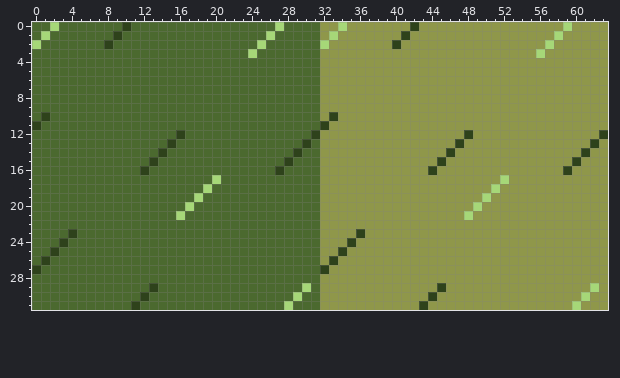
Pixel-art file: Assets/Smooz/Arts/Tiles/TilemapSet.aseprite. That is the earlier state.
64x32 pixels, 1 frame.
New version:
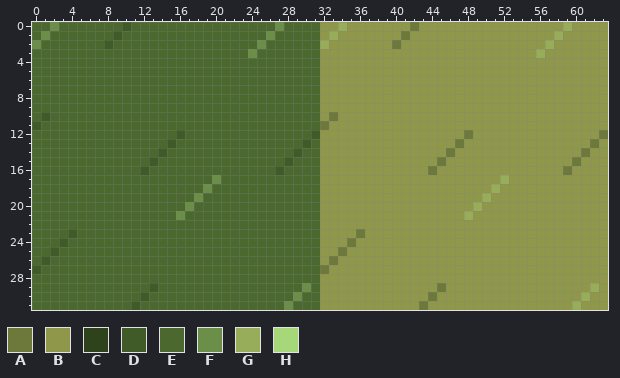
Palette (. is transparent): A #6d793a  B #8f974a  C #2e421b  D #415b28  E #4b692f  F #6b8f48  G #97ad5a  H #a6d778
The exact change:
layer "Layer 1 #2" opacity 100% -> 35%
Colour C becomes colour A in row 0 at x 42; in row 1 at x 41; in row 2 at x 40; in row 10 at x 33; in row 11 at x 32; in row 12 at x 48 and 63.
Colour C becomes colour A in row 13 at x 47 and 62; in row 14 at x 46 and 61; in row 15 at x 45 and 60; in row 16 at x 44 and 59; in row 23 at x 36; in row 24 at x 35.
Colour C becomes colour A in row 25 at x 34; in row 26 at x 33; in row 27 at x 32; in row 29 at x 45; in row 30 at x 44; in row 31 at x 43.
Colour C becomes colour D in row 0 at x 10; in row 1 at x 9; in row 2 at x 8; in row 10 at x 1; in row 11 at x 0; in row 12 at x 16 and 31.
Colour C becomes colour D in row 13 at x 15 and 30; in row 14 at x 14 and 29; in row 15 at x 13 and 28; in row 16 at x 12 and 27; in row 23 at x 4; in row 24 at x 3.
Colour C becomes colour D in row 25 at x 2; in row 26 at x 1; in row 27 at x 0; in row 29 at x 13; in row 30 at x 12; in row 31 at x 11.
Colour H becomes colour F in row 0 at x 2 and 27; in row 1 at x 1 and 26; in row 2 at x 0 and 25; in row 3 at x 24; in row 17 at x 20; in row 18 at x 19.
Colour H becomes colour F in row 19 at x 18; in row 20 at x 17; in row 21 at x 16; in row 29 at x 30; in row 30 at x 29; in row 31 at x 28.
Colour H becomes colour G in row 0 at x 34 and 59; in row 1 at x 33 and 58; in row 2 at x 32 and 57; in row 3 at x 56; in row 17 at x 52; in row 18 at x 51.
Colour H becomes colour G in row 19 at x 50; in row 20 at x 49; in row 21 at x 48; in row 29 at x 62; in row 30 at x 61; in row 31 at x 60.
